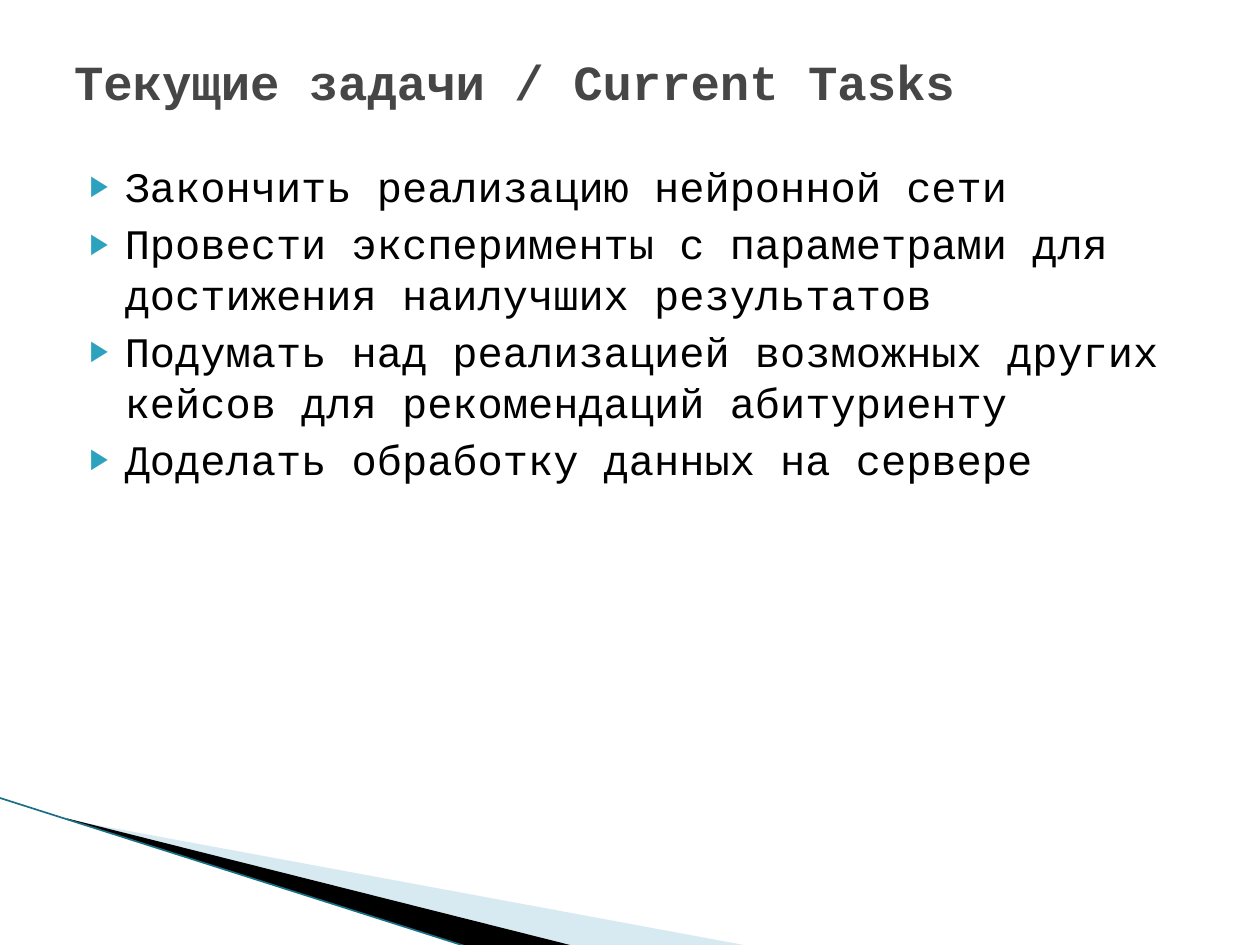
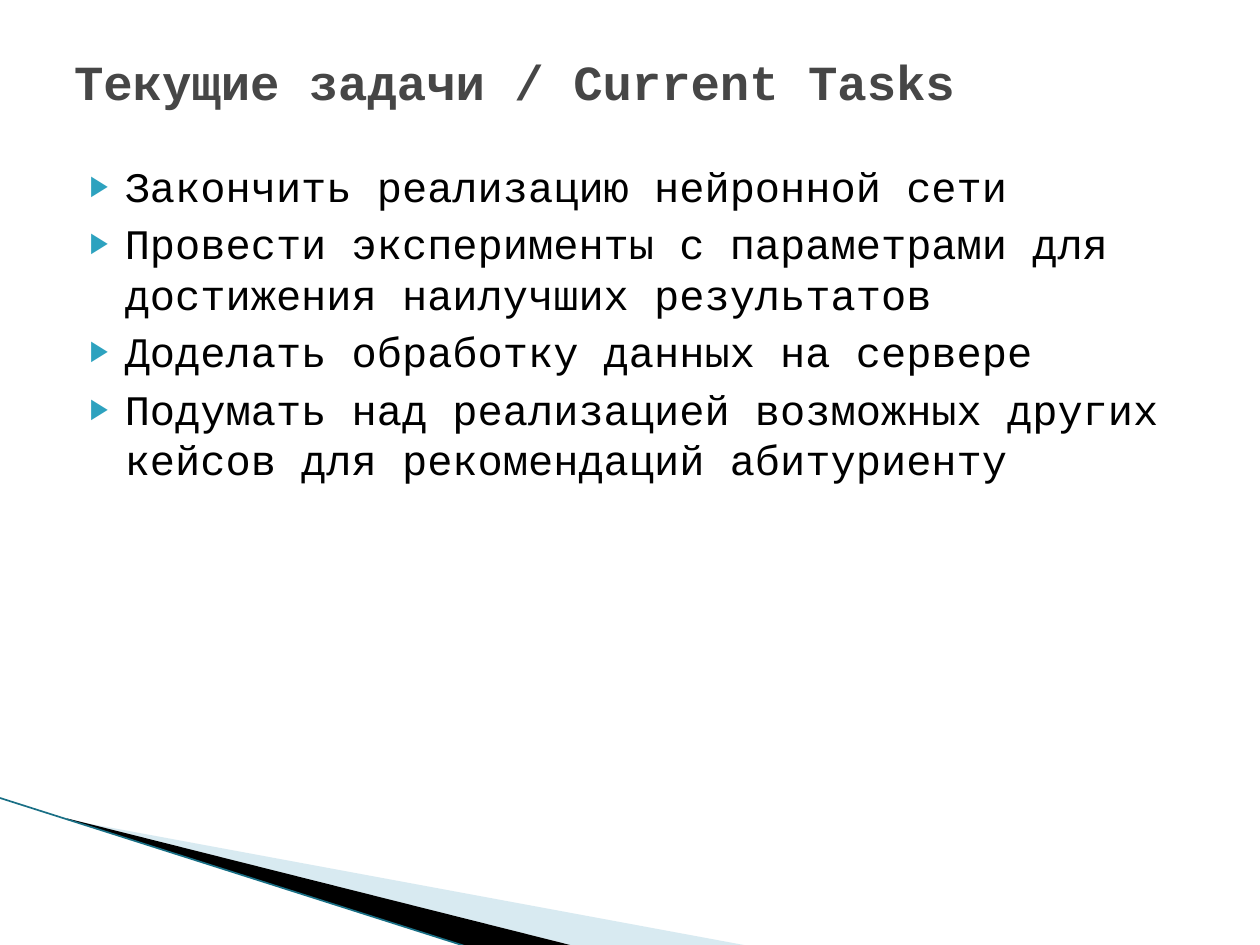
Before and after one commit to saviord7/applicant-service, a slide deck: slide 3 of reports/weekly reports/C09_RAS_report_3_LETI_2021.ppt. Drawn at 1260x945 pixels with LibreOffice and Linux fonts; fonts in the diff are those of the drawing; background and template pictures are left out. Boxes give left, top, right and bottom in pixels: in the first picture for what was removed or moved away, otherwise in the second. Text is boxed around its words. In the diff, an @@ line names an element or a change of style, - is before the commit and + after.

```diff
--- a/reports/weekly reports/C09_RAS_report_3_LETI_2021.ppt
+++ b/reports/weekly reports/C09_RAS_report_3_LETI_2021.ppt
@@ text at (125, 337, 1032, 376): paragraph added @@
+▶ Доделать обработку данных на сервере
@@ text at (125, 445, 1032, 484): paragraph removed @@
-▶ Доделать обработку данных на сервере
```
